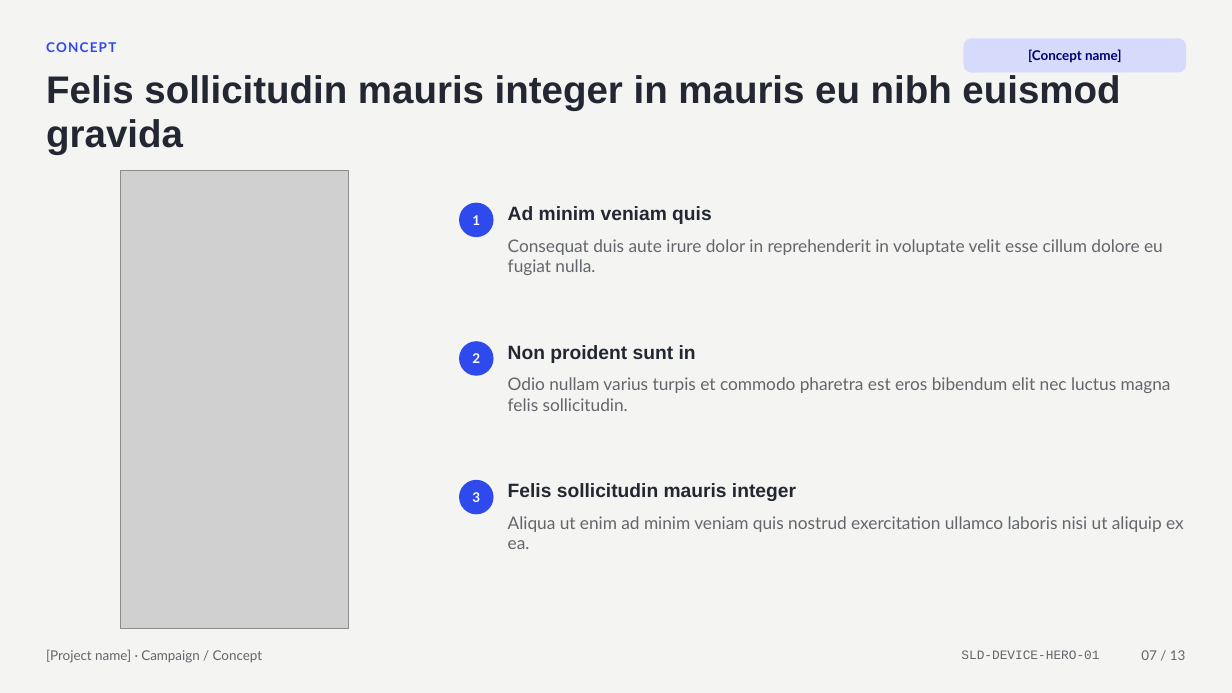
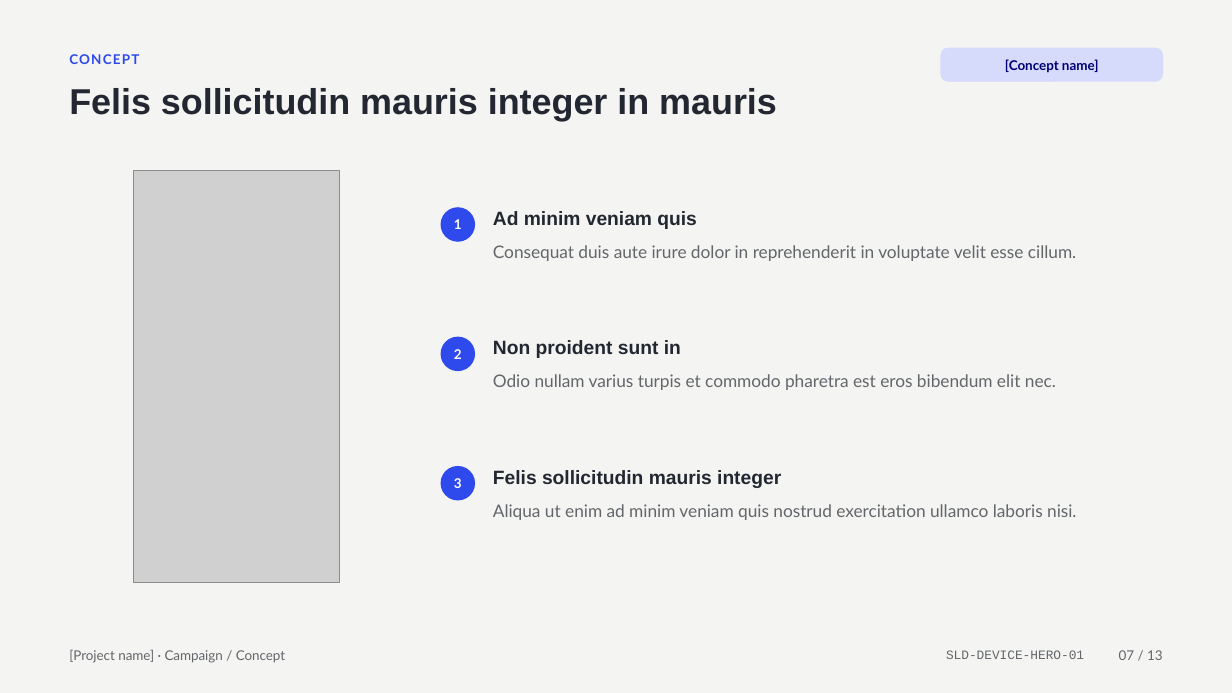
Before and after one commit to rajesh171812/storyloom.ai, a slide deck: slide 7 of downloads/templates/Template_Campaign_Concept_v1.pptx. Drawn at 1232x693 pixels with LibreOffice and Linux fonts; fonts in the diff are those of the drawing; grey boxes stand for pictures. Boxes give left, top, right and bottom in pixels: in the first picture for what was removed or moved away, otherwise in the second. Text is boxed around its words. In the diff, an @@ line names an element or a change of style, - is before the commit and + after.

```diff
--- a/downloads/templates/Template_Campaign_Concept_v1.pptx
+++ b/downloads/templates/Template_Campaign_Concept_v1.pptx
@@ text "CONCEPT": place and size @@
-text "CONCEPT" at [46,42,116,52]
+text "CONCEPT" at [69,54,139,64]
@@ text "[Concept name]": place and size @@
-text "[Concept name]" at [1028,49,1122,63]
+text "[Concept name]" at [1005,59,1099,73]
@@ rounded rectangle: place and size @@
-rounded rectangle at [964,39,1186,72]
+rounded rectangle at [941,48,1163,81]
@@ text at [69,88,777,121]: text changed; size 30 to 28 pt @@
-Felis sollicitudin mauris integer in mauris eu nibh euismod gravida
+Felis sollicitudin mauris integer in mauris
@@ picture: place and size @@
-picture at [120,171,349,628]
+picture at [134,171,340,582]
@@ text "1": place and size @@
-text "1" at [472,215,480,225]
+text "1" at [454,219,462,229]
@@ ellipse: place and size @@
-ellipse at [459,203,493,237]
+ellipse at [442,208,475,241]
@@ text "Ad minim veniam quis": place and size @@
-text "Ad minim veniam quis" at [508,206,712,224]
+text "Ad minim veniam quis" at [493,211,697,229]
@@ text at [493,245,1076,261]: text changed @@
-Consequat duis aute irure dolor in reprehenderit in voluptate velit esse cillum dolore eu fugiat nulla.
+Consequat duis aute irure dolor in reprehenderit in voluptate velit esse cillum.
@@ text "2": place and size @@
-text "2" at [472,353,480,363]
+text "2" at [454,349,462,359]
@@ ellipse: place and size @@
-ellipse at [459,342,493,375]
+ellipse at [442,337,475,371]
@@ text "Non proident sunt in": place and size @@
-text "Non proident sunt in" at [508,345,696,363]
+text "Non proident sunt in" at [493,340,681,358]
@@ text at [493,374,1056,390]: text changed @@
-Odio nullam varius turpis et commodo pharetra est eros bibendum elit nec luctus magna felis sollicitudin.
+Odio nullam varius turpis et commodo pharetra est eros bibendum elit nec.
@@ text "3": place and size @@
-text "3" at [472,492,480,502]
+text "3" at [454,478,462,488]
@@ ellipse: place and size @@
-ellipse at [459,481,493,514]
+ellipse at [442,467,475,500]
@@ text "Felis sollicitudin mauris integer": place and size @@
-text "Felis sollicitudin mauris integer" at [508,483,796,501]
+text "Felis sollicitudin mauris integer" at [493,470,781,488]
@@ text at [493,504,1076,520]: text changed @@
-Aliqua ut enim ad minim veniam quis nostrud exercitation ullamco laboris nisi ut aliquip ex ea.
+Aliqua ut enim ad minim veniam quis nostrud exercitation ullamco laboris nisi.
@@ text "[Project name] · Campaign / ...": place and size @@
-text "[Project name] · Campaign / ..." at [46,649,262,663]
+text "[Project name] · Campaign / ..." at [69,649,285,663]
@@ text "SLD-DEVICE-HERO-01": place and size @@
-text "SLD-DEVICE-HERO-01" at [961,650,1099,659]
+text "SLD-DEVICE-HERO-01" at [946,650,1084,659]
@@ text "07 / 13": place and size @@
-text "07 / 13" at [1141,650,1186,660]
+text "07 / 13" at [1119,650,1163,660]
```
Also in this commit, not shown: 12 other slides changed, 16 other files.
